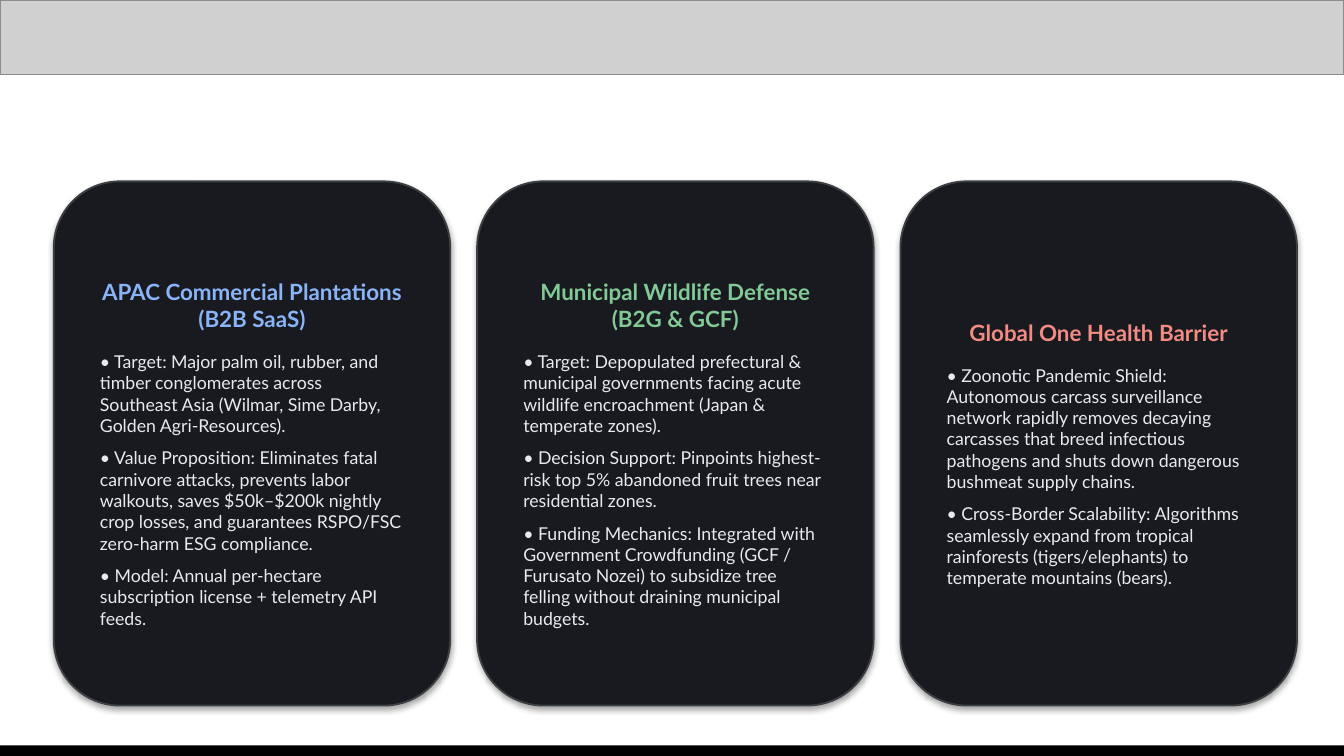
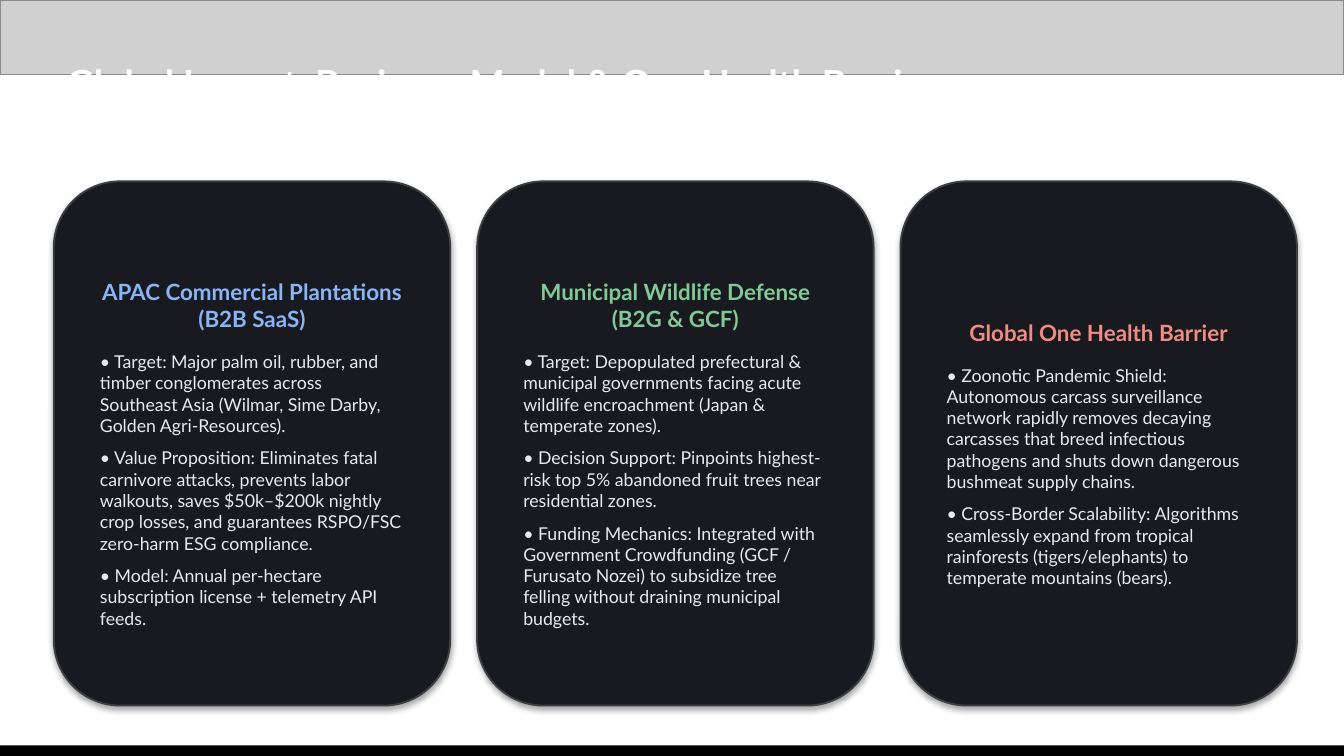
Before and after one commit to CoExistShieldAI/CoExistShieldAI, a slide deck: slide 17 of CoExistShieldAI_AIBuildersCup2026_PitchDeck.pptx (slide 15 before the commit). Drawn at 1344x756 pixels with LibreOffice and Linux fonts; fonts in the diff are those of the drawing; grey boxes stand for pictures. Boxes give left, top, right and bottom in pixels: in the first picture for what was removed or moved away, otherwise in the second. Text is boxed around its words. In the diff, an @@ line names an element or a change of style, - is before the commit and + after.

```diff
--- a/CoExistShieldAI_AIBuildersCup2026_PitchDeck.pptx
+++ b/CoExistShieldAI_AIBuildersCup2026_PitchDeck.pptx
@@ text added at (x1=67, y1=65, x2=937, y2=75), 20 pt, text #FFFFFF, bold @@
+Global Impact, Business Model & One Health Barrier
```
Also in this commit, not shown: 11 other slides changed, 5 slides added, 3 slides removed, 12 other files.
